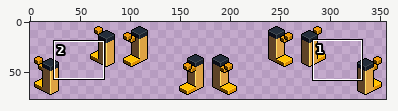
Sprite sheet, stored at Assets/bridge-start-land.png. Above: a wide view before the commit, with the close-up outlined.
Close-up. First the earlier version:
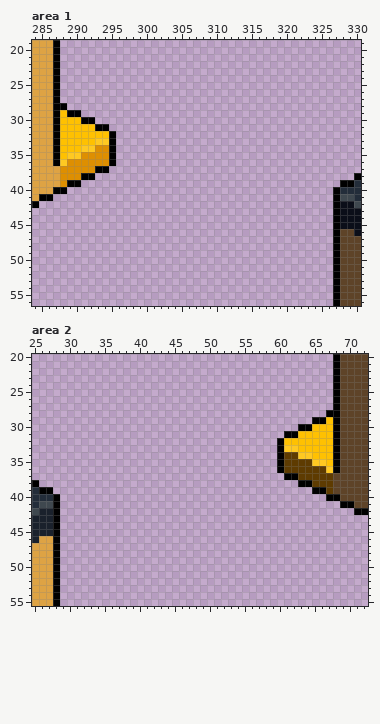
The file is 356x77 pixels. Shown: area 1: x 284..330, y 19..56; area 2: x 25..72, y 20..55. The commit also changed other parts of the picture, which this record leaves out.
The result:
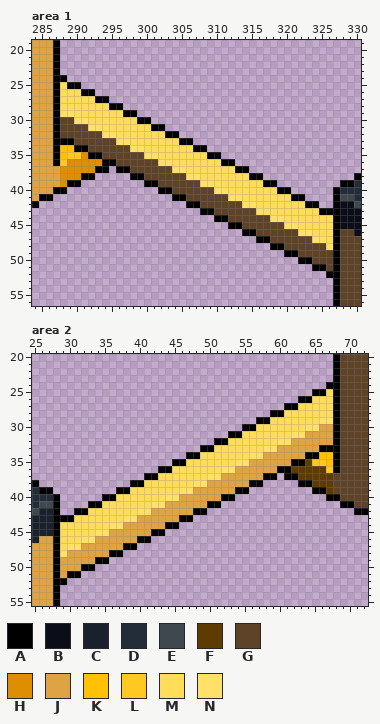
Palette (. is transparent): A #000000  B #0b0e19  C #1a212c  D #232d3a  E #3f484f  F #5e3b01  G #5e4328  H #de8f01  J #dea344  K #ffc101  L #ffc922  M #ffdd5a  N #ffe169
The edit:
Area 1:
y 24: x 288 . -> A
y 25: x 288..290 ... -> MAA
y 26: x 288..292 ..... -> MMMAA
y 27: x 288..294 ....... -> MMMMMAA
y 28: x 288..296 A........ -> MMMMMMMAA
y 29: x 288..298 KAA........ -> NNMMMMMMMAA
y 30: x 288..300 KKKAA........ -> GGNNMMMMMMMAA
y 31: x 288..302 KKKKKAA........ -> GGGGNNMMMMMMMAA
y 32: x 288..304 KKKKKKKA......... -> GGGGGGNNMMMMMMMAA
y 33: x 288..306 KKKKKLLA........... -> AAGGGGGGNNMMMMMMMAA
y 34: x 290..308 KLLHHA............. -> AAGGGGGGNNMMMMMMMAA
y 35: x 292..310 HHHA............... -> AAGGGGGGNNMMMMMMMAA
y 36: x 294 H -> A; x 296..312 ................. -> GGGGGGNNMMMMMMMAA
y 37: x 296..314 ................... -> AAGGGGGGNNMMMMMMMAA
y 38: x 298..316 ................... -> AAGGGGGGNNMMMMMMMAA
y 39: x 300..318 ................... -> AAGGGGGGNNMMMMMMMAA
y 40: x 302..320 ................... -> AAGGGGGGNNMMMMMMMAA
y 41: x 304..322 ................... -> AAGGGGGGNNMMMMMMMAA
y 42: x 306..324 ................... -> AAGGGGGGNNMMMMMMMAA
y 43: x 308..326 ................... -> AAGGGGGGNNMMMMMMMAA
y 44: x 310..326 ................. -> AAGGGGGGNNMMMMMMM
y 45: x 312..326 ............... -> AAGGGGGGNNMMMMM
y 46: x 314..326 ............. -> AAGGGGGGNNMMM
y 47: x 316..326 ........... -> AAGGGGGGNNM
y 48: x 318..326 ......... -> AAGGGGGGN
y 49: x 320..326 ....... -> AAGGGGG
y 50: x 322..326 ..... -> AAGGG
y 51: x 324..326 ... -> AAG
y 52: x 326 . -> A
Area 2:
y 24: x 67 . -> A
y 25: x 65..67 ... -> AAM
y 26: x 63..67 ..... -> AAMMM
y 27: x 61..67 ....... -> AAMMMMM
y 28: x 59..67 ........A -> AAMMMMMMM
y 29: x 57..67 ........AAK -> AAMMMMMMMNN
y 30: x 55..67 ........AAKKK -> AAMMMMMMMNNJJ
y 31: x 53..67 ........AAKKKKK -> AAMMMMMMMNNJJJJ
y 32: x 51..67 .........AKKKKKKK -> AAMMMMMMMNNJJJJJJ
y 33: x 49..67 ...........ALLKKKKK -> AAMMMMMMMNNJJJJJJAA
y 34: x 47..65 .............AFFLLK -> AAMMMMMMMNNJJJJJJAA
y 35: x 45..63 ...............AFFF -> AAMMMMMMMNNJJJJJJAA
y 36: x 43..59 ................. -> AAMMMMMMMNNJJJJJJ; x 61 F -> A
y 37: x 41..59 ................... -> AAMMMMMMMNNJJJJJJAA
y 38: x 39..57 ................... -> AAMMMMMMMNNJJJJJJAA
y 39: x 37..55 ................... -> AAMMMMMMMNNJJJJJJAA
y 40: x 35..53 ................... -> AAMMMMMMMNNJJJJJJAA
y 41: x 33..51 ................... -> AAMMMMMMMNNJJJJJJAA
y 42: x 31..49 ................... -> AAMMMMMMMNNJJJJJJAA
y 43: x 29..47 ................... -> AAMMMMMMMNNJJJJJJAA
y 44: x 29..45 ................. -> MMMMMMMNNJJJJJJAA
y 45: x 29..43 ............... -> MMMMMNNJJJJJJAA
y 46: x 29..41 ............. -> MMMNNJJJJJJAA
y 47: x 29..39 ........... -> MNNJJJJJJAA
y 48: x 29..37 ......... -> NJJJJJJAA
y 49: x 29..35 ....... -> JJJJJAA
y 50: x 29..33 ..... -> JJJAA
y 51: x 29..31 ... -> JAA
y 52: x 29 . -> A
Pixel boxes of the changes (left, top, right, bottom) in both close-ups:
changed: (60, 75, 333, 278)
changed: (60, 382, 333, 585)
